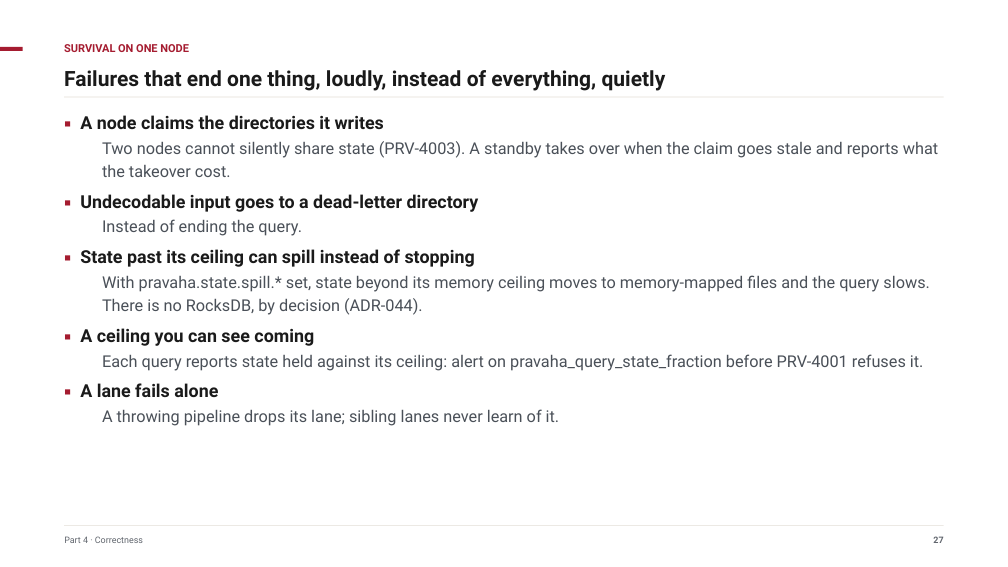
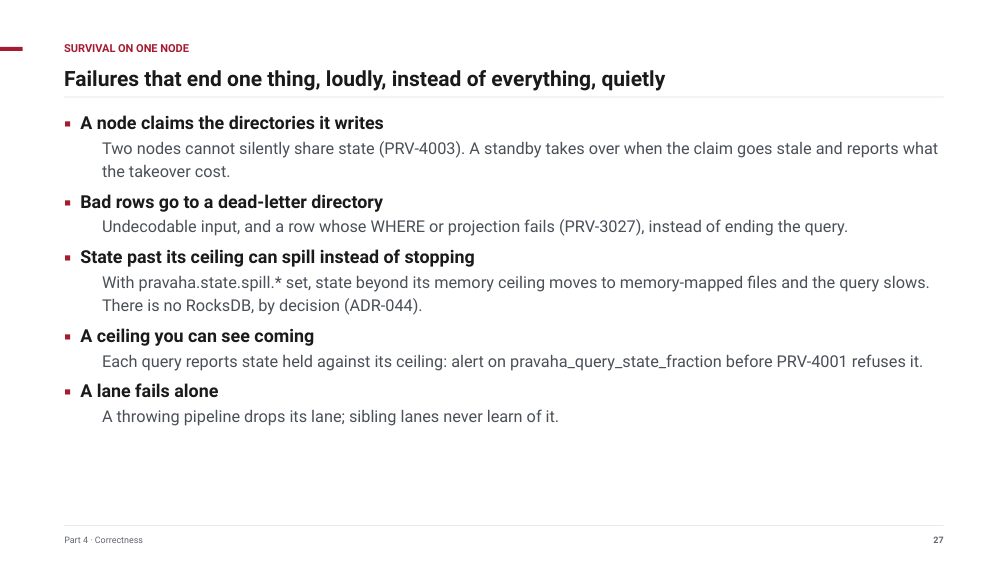
Before and after one commit to ajsinha/pravaha, a slide deck: slide 27 of docs/publications/Pravaha-Continuous-SQL-Engine-Design-and-Evidence.pptx. Drawn at 1008x567 pixels with LibreOffice and Linux fonts; fonts in the diff are those of the drawing. Boxes give left, top, right and bottom in pixels: in the first picture for what was removed or moved away, otherwise in the second. Text is boxed around its words. In the diff, an @@ line names an element or a change of style, - is before the commit and + after.

```diff
--- a/docs/publications/Pravaha-Continuous-SQL-Engine-Design-and-Evidence.pptx
+++ b/docs/publications/Pravaha-Continuous-SQL-Engine-Design-and-Evidence.pptx
@@ text at bbox=[80, 194, 849, 236]: text changed; size 17 to 15.5 pt; text colour #1A1A1A to #4A5058; bold off @@
-▪ Undecodable input goes to a dead-letter directory
-  Instead of ending the query.
+▪ Bad rows go to a dead-letter directory
+  Undecodable input, and a row whose WHERE or projection fails (PRV-3027), instead of ending the query.
```
Also in this commit, not shown: 59 other slides changed, 9 slides added, 1 slide removed, 10 other files.
